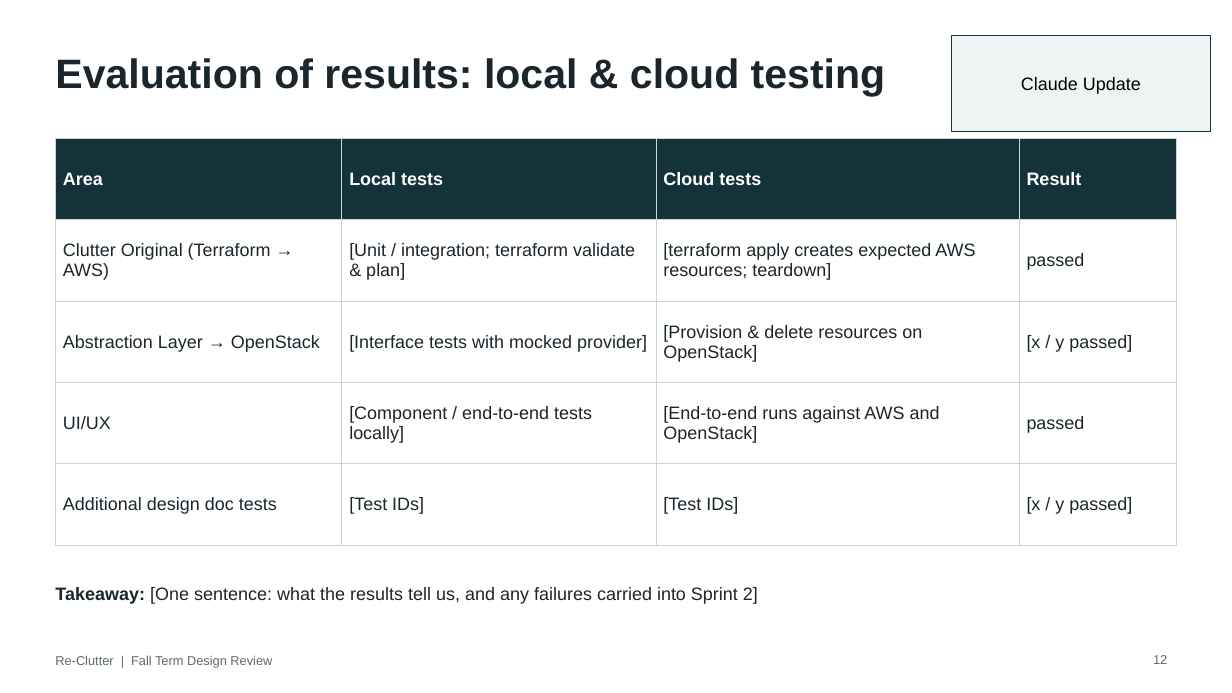
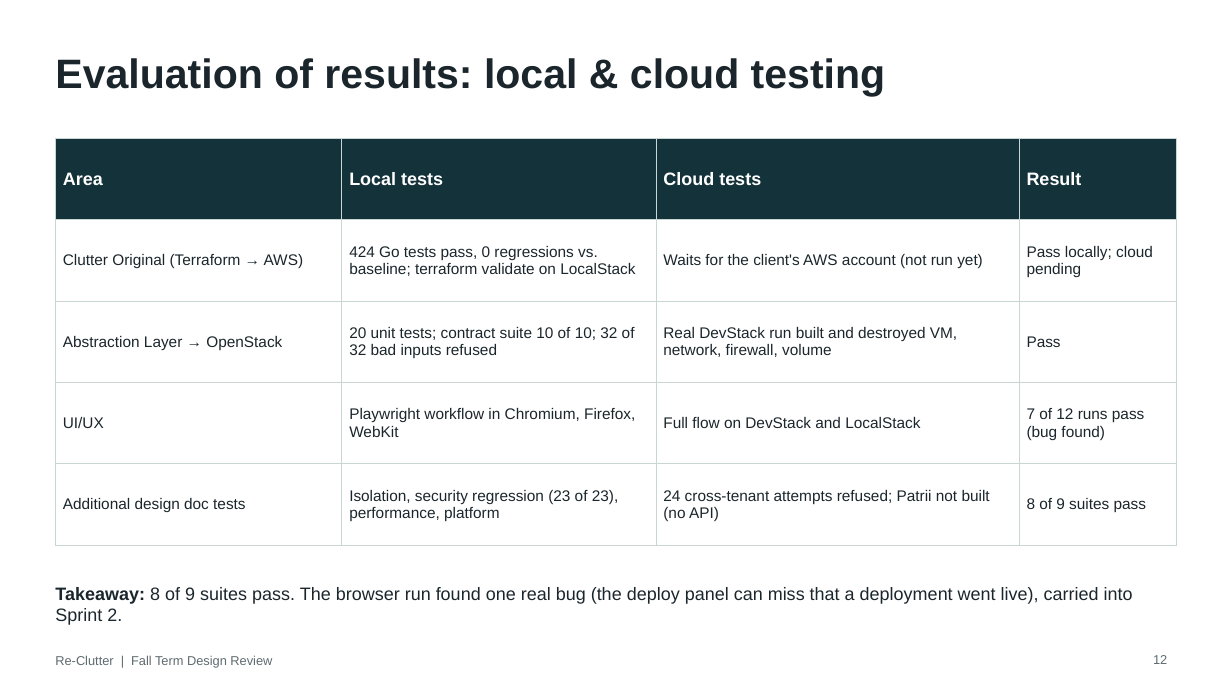
Before and after one commit to Alberta2514640/clutter, a slide deck: slide 12 of deliverables/Re-Clutter_Fall_Design_Review_Software.pptx. Drawn at 1232x693 pixels with LibreOffice and Linux fonts; fonts in the diff are those of the drawing. Boxes give left, top, right and bottom in pixels: in the first picture for what was removed or moved away, otherwise in the second. Text is boxed around its words. In the diff, an @@ line names an element or a change of style, - is before the commit and + after.

Commit message:
Updated slides

```diff
--- a/deliverables/Re-Clutter_Fall_Design_Review_Software.pptx
+++ b/deliverables/Re-Clutter_Fall_Design_Review_Software.pptx
@@ rectangle removed at [952,36,1211,131] @@
-Claude Update
@@ table at [55,139,1177,526] @@
-row 2: Clutter Original (Terraform → AWS) | [Unit / integration; terraform validate & plan] | [terraform apply creates expected AWS resources; teardown] | passed
+row 2: Clutter Original (Terraform → AWS) | 424 Go tests pass, 0 regressions vs. baseline; terraform validate on LocalStack | Waits for the client's AWS account (not run yet) | Pass locally; cloud pending
-row 3: Abstraction Layer → OpenStack | [Interface tests with mocked provider] | [Provision & delete resources on OpenStack] | [x / y passed]
+row 3: Abstraction Layer → OpenStack | 20 unit tests; contract suite 10 of 10; 32 of 32 bad inputs refused | Real DevStack run built and destroyed VM, network, firewall, volume | Pass
-row 4: UI/UX | [Component / end-to-end tests locally] | [End-to-end runs against AWS and OpenStack] | passed
+row 4: UI/UX | Playwright workflow in Chromium, Firefox, WebKit | Full flow on DevStack and LocalStack | 7 of 12 runs pass (bug found)
-row 5: Additional design doc tests | [Test IDs] | [Test IDs] | [x / y passed]
+row 5: Additional design doc tests | Isolation, security regression (23 of 23), performance, platform | 24 cross-tenant attempts refused; Patrii not built (no API) | 8 of 9 suites pass
@@ size 14 to 12 pt in "Clutter Original (Terraform → AWS)", "Abstraction Layer → OpenStack", "UI/UX", "Additional design doc tests" @@
@@ text at [55,587,1133,625]: text changed @@
-Takeaway: [One sentence: what the results tell us, and any failures carried into Sprint 2]
+Takeaway: 8 of 9 suites pass. The browser run found one real bug (the deploy panel can miss that a deployment went live), carried into Sprint 2.
```
Also in this commit, not shown: 6 other slides changed.
